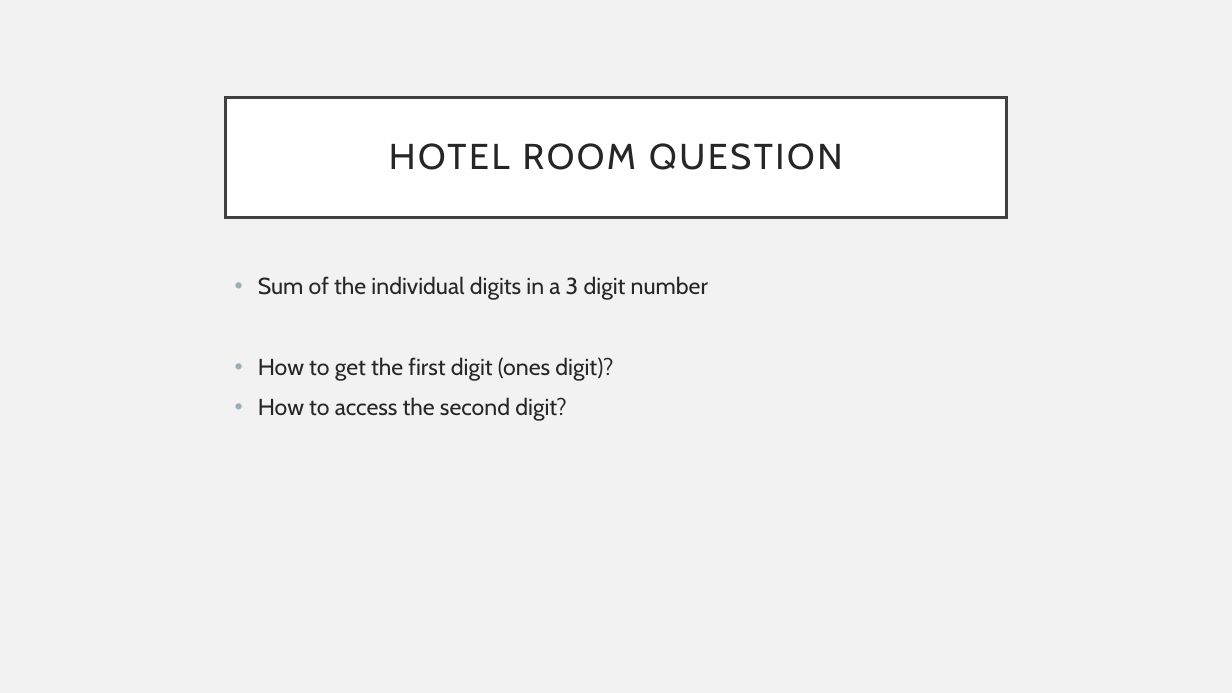
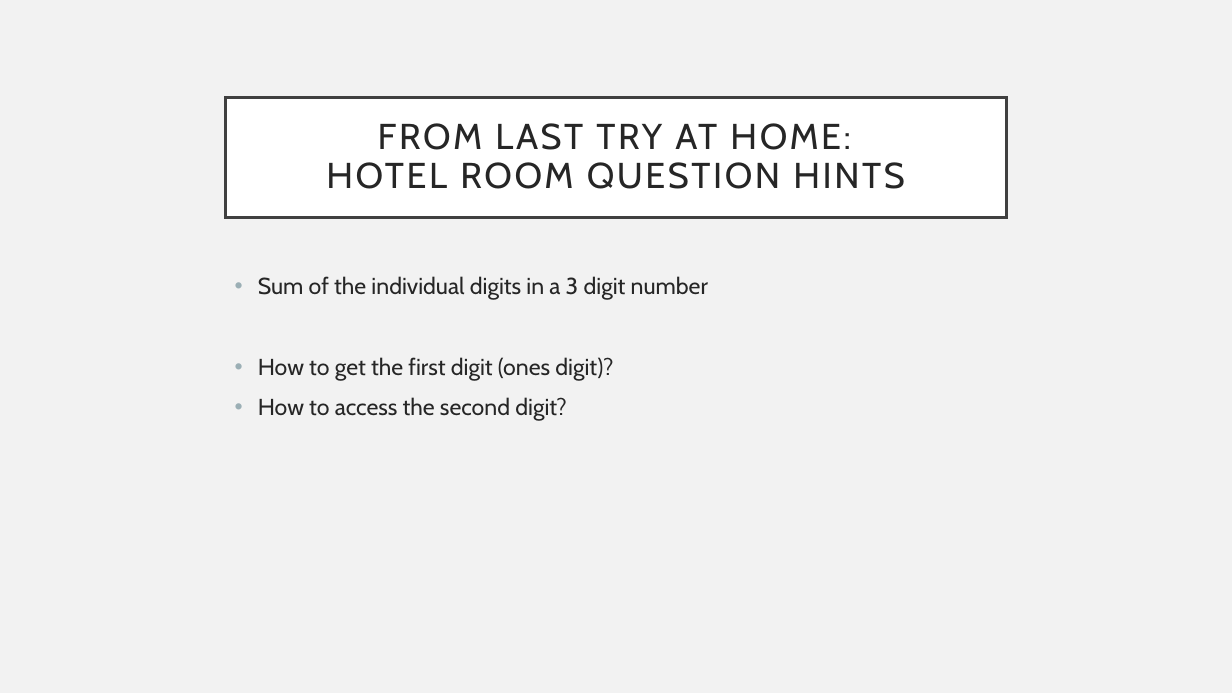
Before and after one commit to UPEI-CS/CS1910-Students, a slide deck: slide 43 of lectures/05-Input-Output/CS1910_Input-Output_Lecture.pptx (slide 3 before the commit). Drawn at 1232x693 pixels with LibreOffice and Linux fonts; fonts in the diff are those of the drawing. Boxes give left, top, right and bottom in pixels: in the first picture for what was removed or moved away, otherwise in the second. Text is boxed around its words. In the diff, an @@ line names an element or a change of style, - is before the commit and + after.

```diff
--- a/lectures/05-Input-Output/CS1910_Input-Output_Lecture.pptx
+++ b/lectures/05-Input-Output/CS1910_Input-Output_Lecture.pptx
@@ title at (x1=326, y1=123, x2=904, y2=189): text changed @@
-HOTEL ROOM QUESTION
+FROM LAST TRY AT HOME:
+HOTEL ROOM QUESTION HINTS
```
Also in this commit, not shown: 4 other slides changed, 9 slides added, 4 slides removed, 1 other file.
